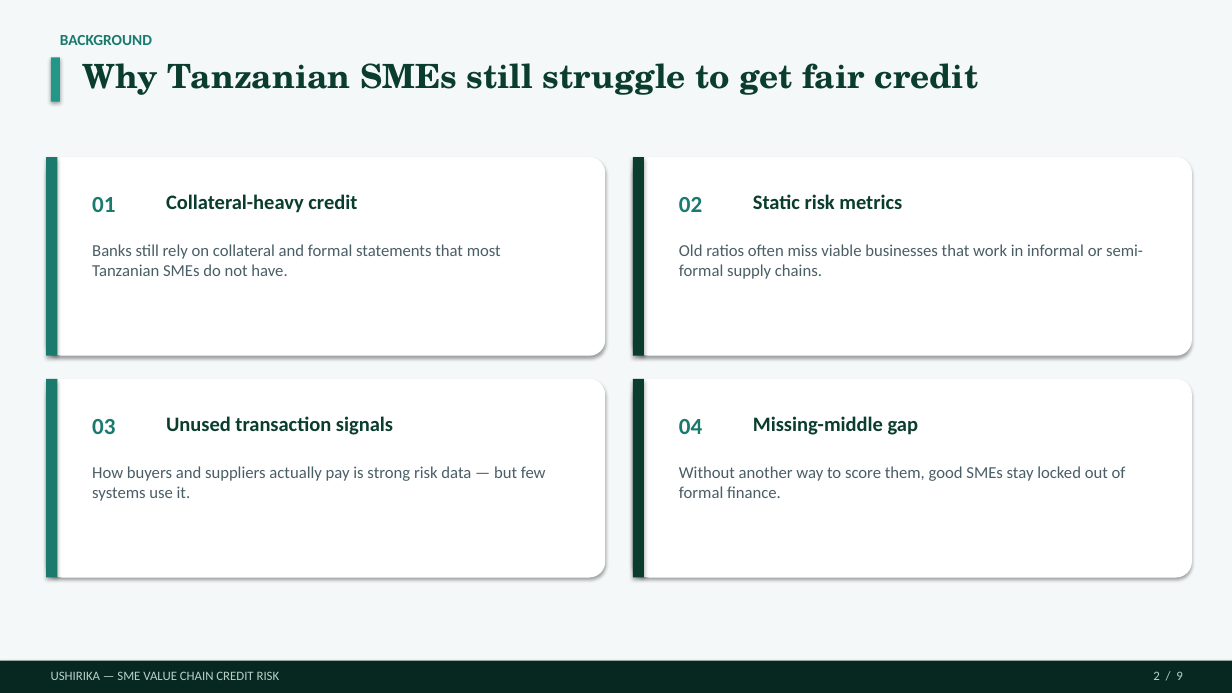
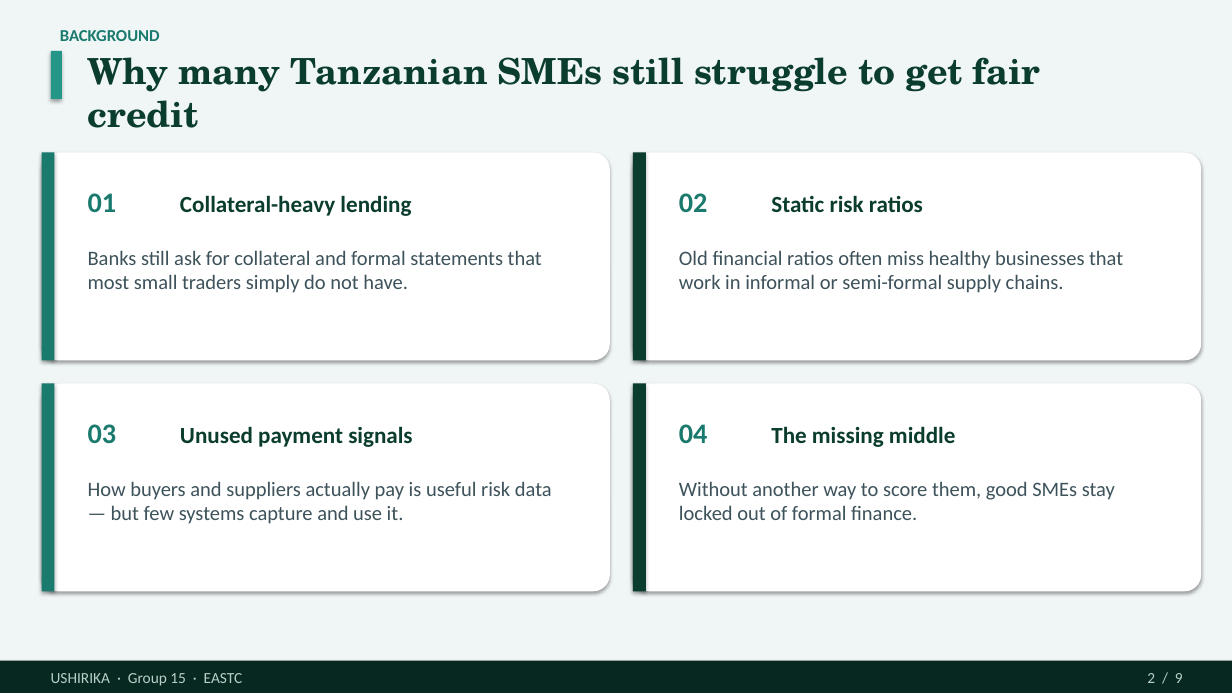
Before and after one commit to Dmmkuliku/ushirika-sme-credit, a slide deck: slide 2 of Presentation/Ushirika_Group15_Defence_Presentation.pptx. Drawn at 1232x693 pixels with LibreOffice and Linux fonts; fonts in the diff are those of the drawing. Boxes give left, top, right and bottom in pixels: in the first picture for what was removed or moved away, otherwise in the second. Text is boxed around its words. In the diff, an @@ line names an element or a change of style, - is before the commit and + after.

```diff
--- a/Presentation/Ushirika_Group15_Defence_Presentation.pptx
+++ b/Presentation/Ushirika_Group15_Defence_Presentation.pptx
@@ rectangle at (0,0,1232,693): fill #F4F8F9 to #F0F5F6 @@
@@ text "BACKGROUND" at (60,30,160,41): size 12 to 13 pt; more space between paragraphs @@
@@ rectangle: place and size @@
-rectangle at (51,57,60,102)
+rectangle at (51,51,62,99)
@@ text at (88,57,1041,92): text changed; size 26 to 28 pt @@
-Why Tanzanian SMEs still struggle to get fair credit
+Why many Tanzanian SMEs still struggle to get fair credit
@@ rounded rectangle: place and size @@
-rounded rectangle at (46,157,605,356)
+rounded rectangle at (42,152,610,360)
@@ rectangle: place and size @@
-rectangle at (46,157,57,356)
+rectangle at (42,152,55,360)
@@ rounded rectangle: place and size @@
-rounded rectangle at (633,157,1192,356)
+rounded rectangle at (633,152,1202,360)
@@ rectangle: place and size @@
-rectangle at (633,157,644,356)
+rectangle at (633,152,646,360)
@@ text at (180,195,411,216): text changed; size 16 to 18 pt @@
-Collateral-heavy credit
+Collateral-heavy lending
@@ text at (771,195,923,212): text changed; size 16 to 18 pt @@
-Static risk metrics
+Static risk ratios
@@ text at (88,250,542,293): text changed; size 13 to 16 pt; text colour #4A5E66 to #3D525A @@
-Banks still rely on collateral and formal statements that most Tanzanian SMEs do not have.
+Banks still ask for collateral and formal statements that most small traders simply do not have.
@@ text at (679,250,1123,293): text changed; size 13 to 16 pt; text colour #4A5E66 to #3D525A @@
-Old ratios often miss viable businesses that work in informal or semi-formal supply chains.
+Old financial ratios often miss healthy businesses that work in informal or semi-formal supply chains.
@@ rounded rectangle: place and size @@
-rounded rectangle at (46,379,605,578)
+rounded rectangle at (42,384,610,592)
@@ rectangle: place and size @@
-rectangle at (46,379,57,578)
+rectangle at (42,384,55,592)
@@ rounded rectangle: place and size @@
-rounded rectangle at (633,379,1192,578)
+rounded rectangle at (633,384,1202,592)
@@ rectangle: place and size @@
-rectangle at (633,379,644,578)
+rectangle at (633,384,646,592)
@@ size 18 to 22 pt; more space between paragraphs in 4 elements at (88,193,117,212), (679,193,708,212), (88,424,117,443), (679,424,708,443) @@
@@ text at (180,426,412,447): text changed; size 16 to 18 pt @@
-Unused transaction signals
+Unused payment signals
@@ text at (771,426,955,447): text changed; size 16 to 18 pt @@
-Missing-middle gap
+The missing middle
@@ text "Without another way to score ...": place and size @@
-text "Without another way to score ..." at (679,466,1126,498)
+text "Without another way to score ..." at (679,481,1115,520)
@@ text "Without another way to score ..." at (679,481,1115,520): size 13 to 16 pt, text colour #4A5E66 to #3D525A; more space between paragraphs @@
@@ text at (88,481,552,524): text changed; size 13 to 16 pt; text colour #4A5E66 to #3D525A @@
-How buyers and suppliers actually pay is strong risk data — but few systems use it.
+How buyers and suppliers actually pay is useful risk data — but few systems capture and use it.
@@ text at (51,673,243,686): text changed; size 10 to 12 pt @@
-USHIRIKA — SME VALUE CHAIN CREDIT RISK
+USHIRIKA · Group 15 · EASTC
@@ text "2 / 9" at (1147,673,1183,683): size 10 to 12 pt; more space between paragraphs @@
```
Also in this commit, not shown: 8 other slides changed, 3 other files.
